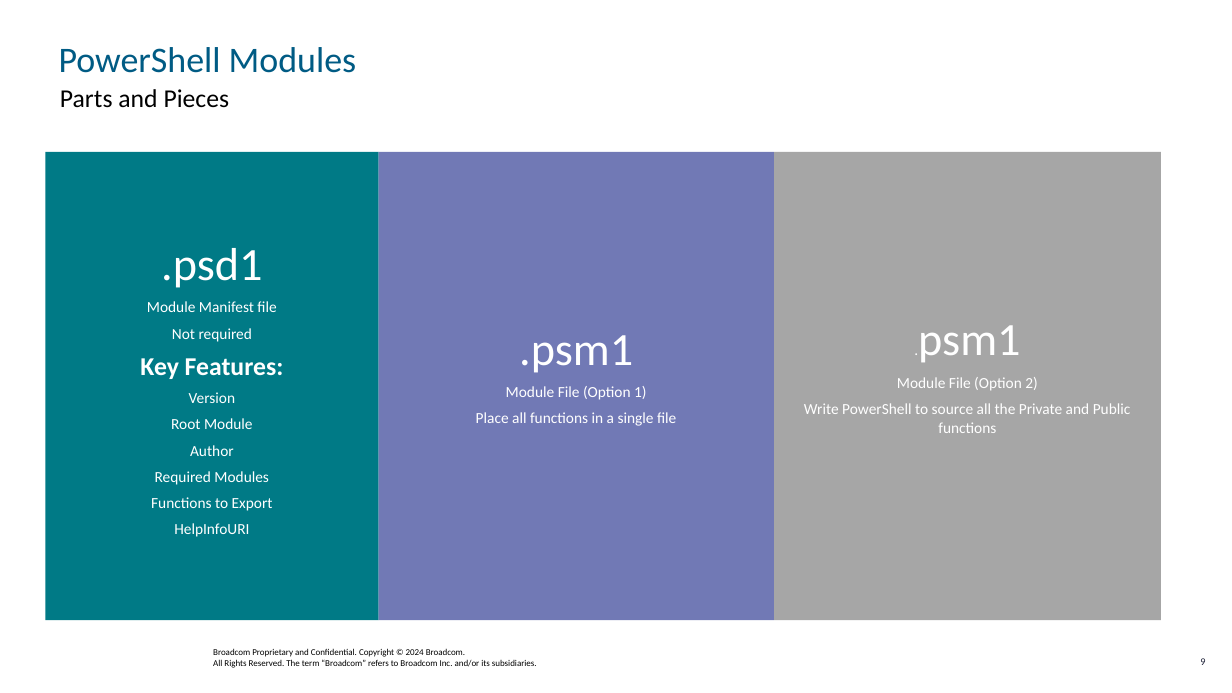
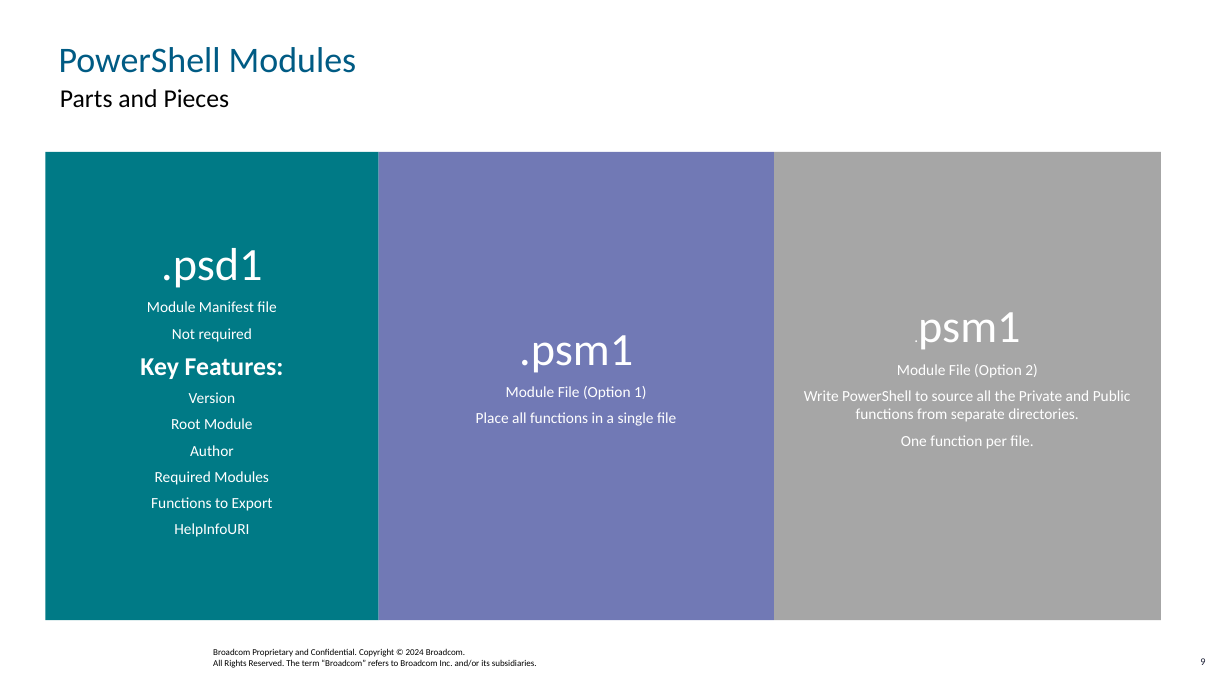
Before and after one commit to jpsider/Invoke-Automation, a slide deck: slide 9 of Powercli/VMwareExplore_2024/PowerCLI_301/CODE1745LV - PowerCLI 301 - Functions Upon Functions.pptx. Drawn at 1232x693 pixels with LibreOffice and Linux fonts; fonts in the diff are those of the drawing; background and template pictures are left out. Boxes give left, top, right and bottom in pixels: in the first picture for what was removed or moved away, otherwise in the second. Text is boxed around its words. In the diff, an @@ line names an element or a change of style, - is before the commit and + after.

```diff
--- a/Powercli/VMwareExplore_2024/PowerCLI_301/CODE1745LV - PowerCLI 301 - Functions Upon Functions.pptx
+++ b/Powercli/VMwareExplore_2024/PowerCLI_301/CODE1745LV - PowerCLI 301 - Functions Upon Functions.pptx
@@ text in rectangle at bbox=[804, 390, 1131, 449]: text changed @@
-Write PowerShell to source all the Private and Public functions
+Write PowerShell to source all the Private and Public functions from separate directories.
+One function per file.
```
Also in this commit, not shown: 1 other slide changed, 2 other files.
